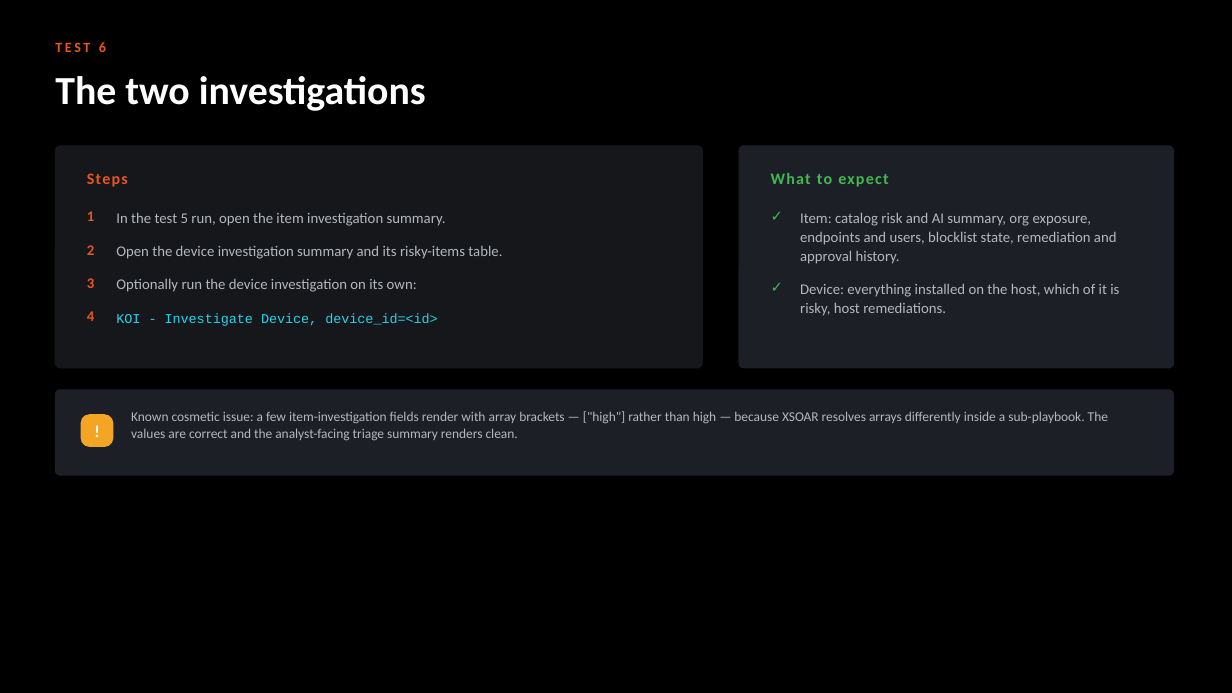
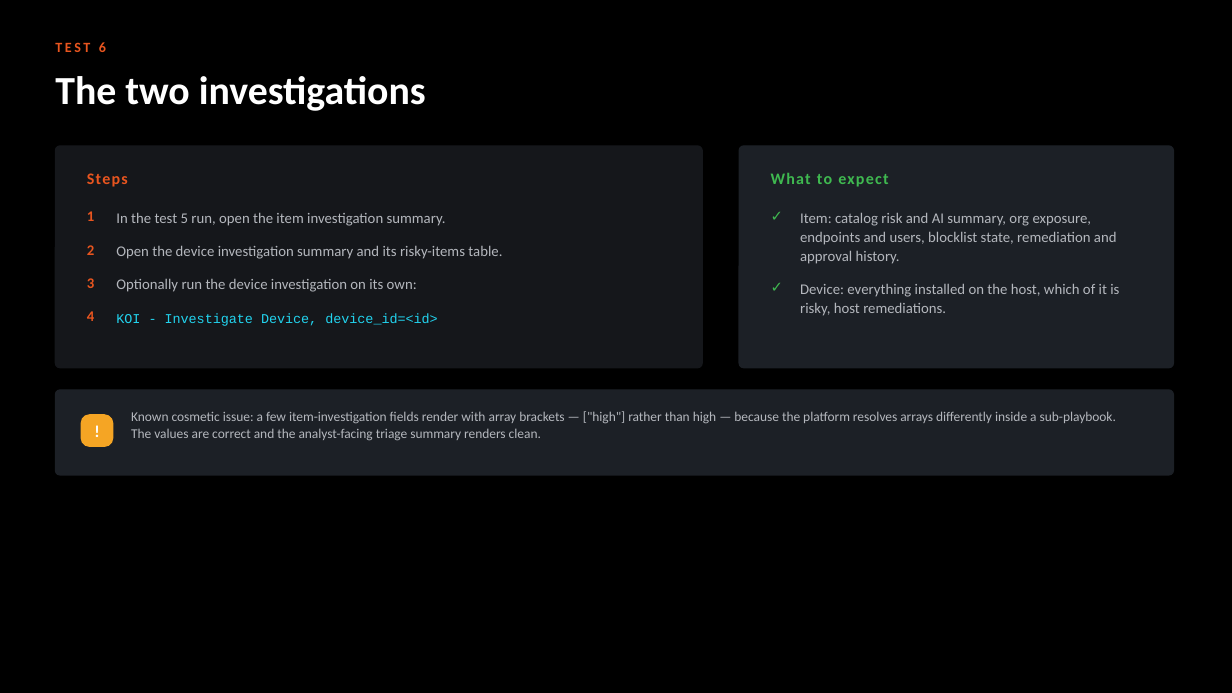
Before and after one commit to ayman-m/koi-xsiam-pack, a slide deck: slide 13 of docs/KOI_Content_Pack_Test_Guide.pptx. Drawn at 1232x693 pixels with LibreOffice and Linux fonts; fonts in the diff are those of the drawing. Boxes give left, top, right and bottom in pixels: in the first picture for what was removed or moved away, otherwise in the second. Text is boxed around its words. In the diff, an @@ line names an element or a change of style, - is before the commit and + after.

```diff
--- a/docs/KOI_Content_Pack_Test_Guide.pptx
+++ b/docs/KOI_Content_Pack_Test_Guide.pptx
@@ text at box(131, 411, 1116, 441): text changed @@
-Known cosmetic issue: a few item-investigation fields render with array brackets — ["high"] rather than high — because XSOAR resolves arrays differently inside a sub-playbook. The values are correct and the analyst-facing triage summary renders clean.
+Known cosmetic issue: a few item-investigation fields render with array brackets — ["high"] rather than high — because the platform resolves arrays differently inside a sub-playbook. The values are correct and the analyst-facing triage summary renders clean.
```
Also in this commit, not shown: 3 other slides changed, 10 other files.
